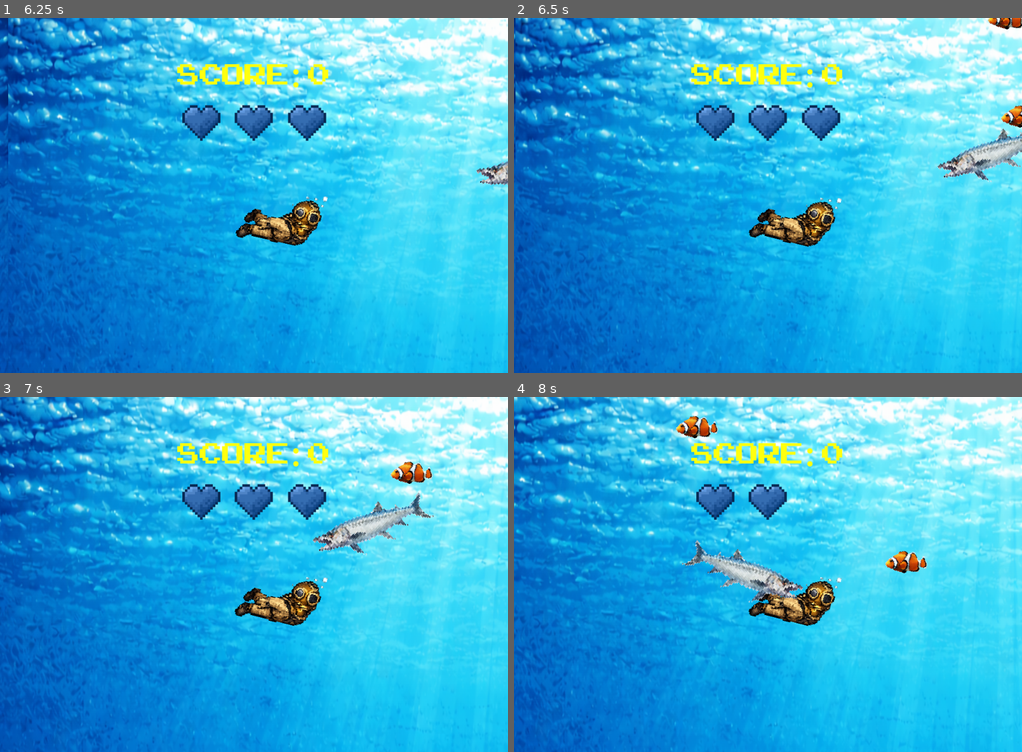
Above: before the commit, frames 1-4 (two rows, left to right).
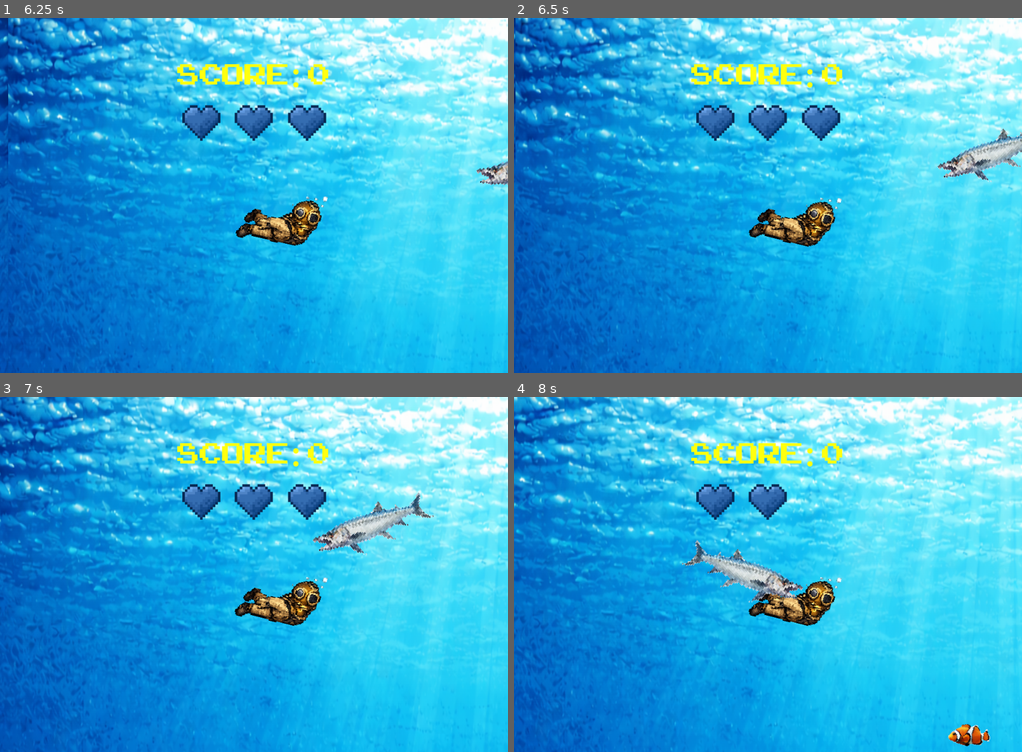
Above: after the commit, the same moments.

Repository: JanzenWill/FAT_SJ
Game: Godot game, scene res://main.tscn
Same seed, same stepped clock (60 frames per second), same inputs: the game is played once before the commit and once after it.
Inputs (mouse positions are in pixels of both pictures, inside the frame that each line leads up to):
- Up to frame 1 (6.25 s): move the mouse to (228, 266) at 0.52 s; hold Up (move_up) 0.53-2.03 s; click (228, 266) at 0.6 s; move the mouse to (406, 248) at 1.27 s; click (406, 248) at 1.35 s; tap Enter at 2 s; move the mouse to (101, 142) at 2.02 s; hold Left (move_left) 2.03-3.53 s; click (101, 142) at 2.1 s; move the mouse to (279, 195) at 2.77 s; click (279, 195) at 2.85 s; move the mouse to (177, 106) at 3.52 s; hold Down (move_down) 3.53-4.28 s; click (177, 106) at 3.6 s; move the mouse to (365, 177) at 4.27 s; hold Right (move_right) 4.28-5.03 s; click (365, 177) at 4.35 s; move the mouse to (152, 213) at 5.02 s; hold Up (move_up) 5.03-5.78 s; click (152, 213) at 5.1 s; move the mouse to (304, 117) at 5.77 s; hold Right (move_right) from 5.78 s (still down); click (304, 117) at 5.85 s
- Up to frame 2 (6.5 s): keep holding Right (move_right)
- Up to frame 3 (7 s): keep holding Right (move_right); move the mouse to (228, 645) at 6.52 s; click (228, 645) at 6.6 s
- Up to frame 4 (8 s): keep holding Right (move_right); move the mouse to (920, 627) at 7.27 s; click (920, 627) at 7.35 s

Frame 1 is identical in both runs. In frame 2, 0.3% of the frame differs, in the area x 93-100%, y 0-31%; in frame 3, 0.3%; in frame 4, 1.1%, in the area x 31-94%, y 5-99%.

Commit message:
partial mob spawn fix (check force integration)

Diff:
--- a/main.gd
+++ b/main.gd
@@ -26,11 +26,12 @@
 	passive_mob.killed.connect(_on_killed_passive_mob)
 	passive_mob.add_to_group("fish") #added to group of fish that are removed with restart
 
-	var camera = $Player/Camera2D
-	var viewport_size = get_viewport().size
+	var player = $Player
 
-	var spawn_x = camera.global_position.x + (viewport_size.x + 100)*[-1, 1].pick_random()
-	var spawn_y = camera.global_position.y + (100 * [-1, 1].pick_random())
+	var spawn_x = player.global_position.x + (1000)*[-1, 1].pick_random()
+	var spawn_y = player.global_position.y + (randf_range(0, 600) * [-1, 1].pick_random())
+
+
 
 	# Set the mob's position to the random location.
 	passive_mob.position = Vector2(spawn_x, spawn_y)
--- a/passive_mob.gd
+++ b/passive_mob.gd
@@ -4,20 +4,24 @@
 @export var max_health = 1 # health
 @export var damage = 0 # damage it gives
 @export var knockback_strength = 200
-
+@export var base_speed = 130
+@export var direction = 1
+@export var speed_variability_factor = 0.15
+@export var max_distance = 2500
 var health = max_health
 var is_hit = false
 var velocity = Vector2.ZERO
-var direction = 1
-var speed = 130
+var player
 
 signal killed
 
 func _ready() -> void:
+	#get player based on tree
 	health = max_health
 	rotation = 0.0
-	linear_velocity = Vector2(speed * direction, 0)
+	linear_velocity = Vector2(base_speed * randf_range(0, 0.15) * direction, 0)
 	lock_rotation = true
+	player = get_tree().get_first_node_in_group("player")
 
 
 #func _process(delta: float) -> void:
@@ -26,6 +30,14 @@
 
 func _on_mob_timer_timeout() -> void:
 	pass
+
+
+func _process(delta: float) -> void:
+	#get player distance
+	#queuefree if distance above threshold
+	if player:
+		if global_position.distance_to(player.global_position) > max_distance:
+			queue_free()
 
 func _on_area_2d_area_entered(area: Area2D) -> void:
 	print("Fish touched by: ", area.name, " Trident=", area.is_in_group("Trident"))
@@ -40,13 +52,18 @@
 	$AnimatedSprite2D.flip_h = linear_velocity.x < 0
 
 func _integrate_forces(state: PhysicsDirectBodyState2D) -> void:
+	state.transform = Transform2D(0.0, state.transform.origin)
+	"""
 	var vel = state.linear_velocity
-	vel.x = speed * direction
+	vel.x *= direction
 	state.linear_velocity = vel
-	state.transform = Transform2D(0.0, state.transform.origin)
+	"""
 
+"""
 func _on_visible_on_screen_notifier_2d_screen_exited() -> void:
 	queue_free()
+"""
+
 
 func take_damage(amount: int, hit_from_x: float) -> void:
 	health -= amount
Not shown: 1 places in main.tscn that only renumber resources
Not shown, changed: README.md
